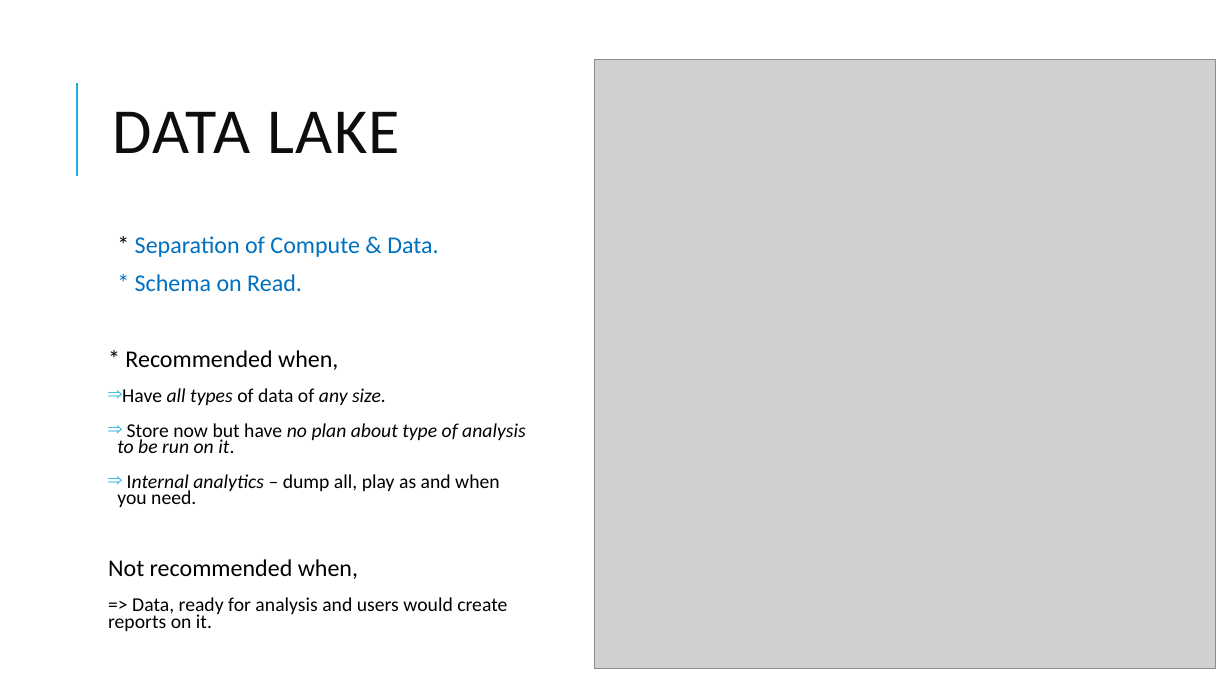
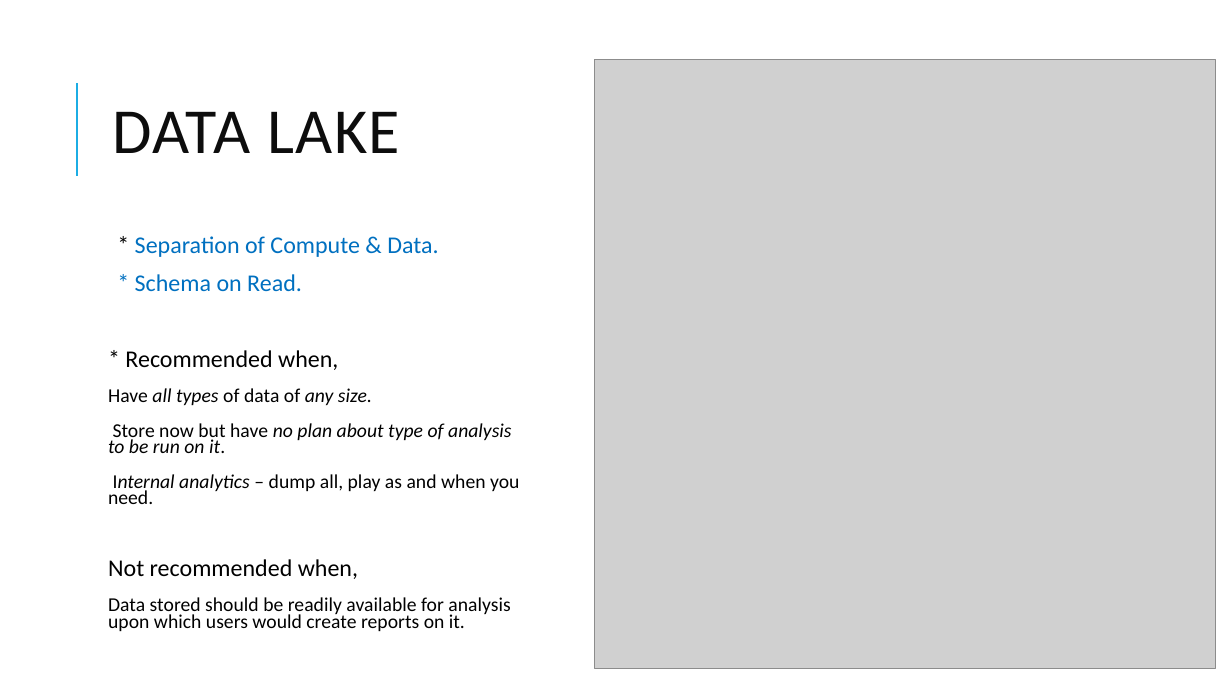
Before and after one commit to dinesarun/common, a slide deck: slide 9 of sessions/GAB 2021/Choosing right Data Service.pptx. Drawn at 1232x693 pixels with LibreOffice and Linux fonts; fonts in the diff are those of the drawing; grey boxes stand for pictures. Boxes give left, top, right and bottom in pixels: in the first picture for what was removed or moved away, otherwise in the second. Text is boxed around its words. In the diff, an @@ line names an element or a change of style, - is before the commit and + after.

```diff
--- a/sessions/GAB 2021/Choosing right Data Service.pptx
+++ b/sessions/GAB 2021/Choosing right Data Service.pptx
@@ text at box(108, 388, 519, 504): bullet ⇒ to none @@
@@ text at box(108, 597, 510, 631): text changed @@
-=> Data, ready for analysis and users would create reports on it.
+Data stored should be readily available for analysis upon which users would create reports on it.
```
Also in this commit, not shown: 7 other slides changed, 2 other files.
